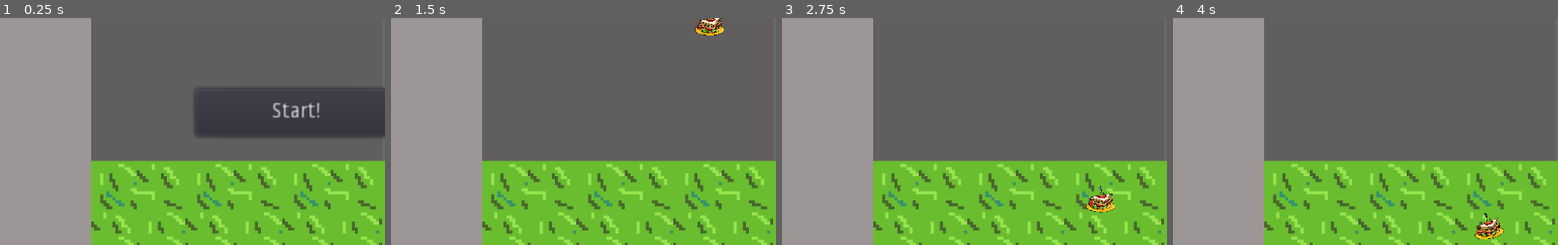
Above: before the commit, frames 1-4 (left to right).
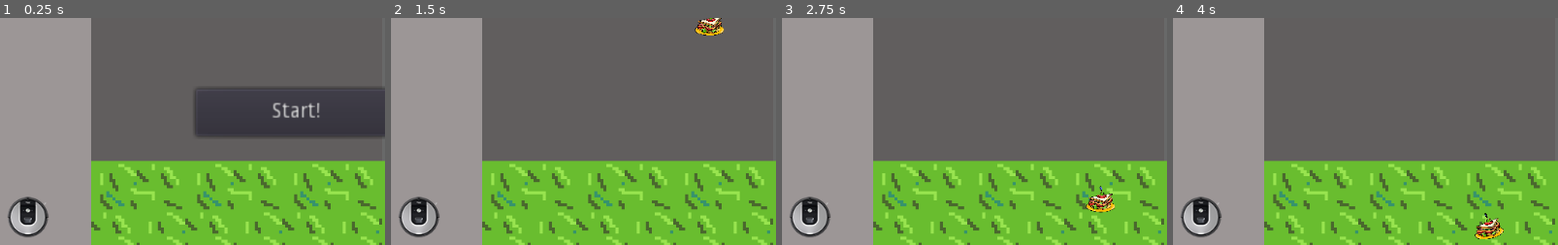
Above: after the commit, the same moments.

Repository: CS3398-Titan-HelloWorld/RoombaAttack
Game: Godot game, scene res://Main.tscn
Two runs of this game, one before a commit and one after it. Both use one fixed random seed, a clock stepped at 60 frames per second and the inputs below.
Inputs:
- Up to frame 1 (0.25 s): no input
- Up to frame 2 (1.5 s): click "Start!" at 0.5 s; hold Right (ui_right) from 1.28 s (still down)
- Up to frame 3 (2.75 s): release Right (ui_right) at 2.03 s; hold Down (ui_down) from 2.03 s (still down)
- Up to frame 4 (4 s): release Down (ui_down) at 2.78 s; hold Right (ui_right) 2.78-3.53 s; hold Up (ui_up) from 3.53 s (still down)
The pictures show only the part of the screen within x 13-63%, y 49-99%; the shares and areas given below are measured in that part.

The runs differ from the first frame. In frame 1, 1.2% of the frame differs, in the area x 2-13%, y 78-97%; in frame 2, 1.2%; in frame 3, 1.2%; in frame 4, 1.2%.
Error after the commit: Parse Error: The method "emit" isn't declared in the current class. (res://BaseRoombaMob.gd:20)

Commit message:
Integration of RoombaMob

Diff:
--- a/RoombaAttack/BaseRoombaMob.gd
+++ b/RoombaAttack/BaseRoombaMob.gd
@@ -1,13 +1,20 @@
 ''' Author: Porter D. Chase '''
 ''' This class is for the base Roomba Mob. Will Extend the health class and then add collision detection signals '''
 
-extends "res://Scripts/EntityClass.gd"
+##extends "res://Scripts/EntityClass.gd"
+extends KinematicBody2D
 
 const TYPE = "Roomba"
-signal roomba_hit_obstacle
+signal roomba_hit_player
+export (int) var min_speed
+export (int) var max_speed
+export (float) var spawn_direction # the number multiplied by PI to get the radian
 
-''' This is currently useless, to be implemented later '''
+export (int) var damage
+export (int) var health
+
+var velocity = Vector2()
 
 func CollisionDetection(body):
 	if body.Get("TYPE") != "Player":
-		emit("roomba_hit_obstacle")
+		emit("roomba_hit_player")
--- a/RoombaAttack/Main.gd
+++ b/RoombaAttack/Main.gd
@@ -1,6 +1,7 @@
 extends Node
-export (PackedScene) var Mob
 var score
+export (PackedScene) var RoombaMob
+
 func _ready():
 	randomize()
 
@@ -13,6 +14,14 @@
 	$GUI.update_score(score)
 	$Player.start($StartPosition.position)
 	$StartTimer.start()
+
+
+	var roomb = RoombaMob.instance()
+	add_child(roomb)
+	roomb.start($RoombaSpawn.position)
+	var direction = $RoombaSpawn.rotation + PI * roomb.spawn_direction
+	roomb.set_linear_velocity(Vector2(rand_range(roomb.min_speed, roomb.max_speed), 0).rotated(direction))
+
 func _input(event):
 	if Input.is_action_pressed("ui_escape"):
 		get_tree().quit()
--- a/RoombaAttack/Main.tscn
+++ b/RoombaAttack/Main.tscn
@@ -1,12 +1,13 @@
-[gd_scene load_steps=10 format=2]
+[gd_scene load_steps=11 format=2]
 
 [ext_resource path="res://Main.gd" type="Script" id=1]
-[ext_resource path="res://OutsideLevel.tscn" type="PackedScene" id=2]
-[ext_resource path="res://Runtime.tscn" type="PackedScene" id=3]
-[ext_resource path="res://FoodItem.gd" type="Script" id=4]
-[ext_resource path="res://food.png" type="Texture" id=5]
-[ext_resource path="res://GUI.tscn" type="PackedScene" id=6]
-[ext_resource path="res://PausePanel.tscn" type="PackedScene" id=7]
+[ext_resource path="res://RoombaMob.tscn" type="PackedScene" id=2]
+[ext_resource path="res://OutsideLevel.tscn" type="PackedScene" id=3]
+[ext_resource path="res://Runtime.tscn" type="PackedScene" id=4]
+[ext_resource path="res://FoodItem.gd" type="Script" id=5]
+[ext_resource path="res://food.png" type="Texture" id=6]
+[ext_resource path="res://GUI.tscn" type="PackedScene" id=7]
+[ext_resource path="res://PausePanel.tscn" type="PackedScene" id=8]
 
 [sub_resource type="CircleShape2D" id=1]
 
@@ -18,14 +19,14 @@
 custom_solver_bias = 0.0
 radius = 18.1246
 
-[node name="Main" type="Node"]
+[node name="Main" type="Node" index="0"]
 
 script = ExtResource( 1 )
-Mob = null
+RoombaMob = ExtResource( 2 )
 
-[node name="First Level" parent="." index="0" instance=ExtResource( 2 )]
+[node name="First Level" parent="." index="0" instance=ExtResource( 3 )]
 
-[node name="Runtime" parent="." index="1" instance=ExtResource( 3 )]
+[node name="Runtime" parent="." index="1" instance=ExtResource( 4 )]
 
 [node name="FoodItem" type="RigidBody2D" parent="." index="2"]
 
--- a/RoombaAttack/OutsideLevel.tscn
+++ b/RoombaAttack/OutsideLevel.tscn
@@ -1,8 +1,9 @@
-[gd_scene load_steps=4 format=2]
+[gd_scene load_steps=5 format=2]
 
 [ext_resource path="res://LevelMap Resources/RoombaOutsideLevelTileSet.tres" type="TileSet" id=1]
 [ext_resource path="res://Player.tscn" type="PackedScene" id=2]
 [ext_resource path="res://EndPosition.tscn" type="PackedScene" id=3]
+[ext_resource path="res://RoombaMob.tscn" type="PackedScene" id=4]
 
 [node name="Node" type="Node"]
 
@@ -64,3 +65,12 @@
 
 build_mode = 0
 polygon = PoolVector2Array( 640, 0, 0, 0, 0, 670, 640, 670, 640, 590, 10, 590, 10, 10, 640, 10 )
+
+[node name="RoombaSpawn" type="Position2D" parent="." index="4"]
+
+position = Vector2( 539.106, 141.479 )
+scale = Vector2( 0.960223, 1 )
+
+[node name="KinematicBody2D" parent="." index="5" instance=ExtResource( 4 )]
+
+position = Vector2( 172.767, 555.033 )
--- /dev/null
+++ b/RoombaAttack/RoombaMob.gd
@@ -0,0 +1,22 @@
+extends "res://BaseRoombaMob.gd"
+
+var direction = 1.0
+
+
+func _ready():
+
+	direction = spawn_direction* PI
+	print("Roomba Ready")
+func physics_process(delta):
+	velocity = rand_range(min_speed, max_speed) * direction
+	print("doing physics")
+
+	if velocity.x != 0:
+		$Sprite.flip_v = false
+		$Sprite.flip_h =  velocity.x < 0
+	elif velocity.y != 0:
+		$Sprite.flip_v = velocity.y > 0
+
+	if is_colliding():
+		move_and_collide()
+		direction = direction +( .5* PI)
--- a/RoombaAttack/RoombaMob.tscn
+++ b/RoombaAttack/RoombaMob.tscn
@@ -1,4 +1,12 @@
-[gd_scene format=2]
+[gd_scene load_steps=4 format=2]
+
+[ext_resource path="res://RoombaMob.gd" type="Script" id=1]
+[ext_resource path="res://Sprites/Roomba/Roomba.png" type="Texture" id=2]
+
+[sub_resource type="CircleShape2D" id=1]
+
+custom_solver_bias = 0.0
+radius = 26.7569
 
 [node name="KinematicBody2D" type="KinematicBody2D"]
 
@@ -6,3 +14,21 @@
 collision_layer = 1
 collision_mask = 1
 collision/safe_margin = 0.08
+script = ExtResource( 1 )
+_sections_unfolded = [ "Transform" ]
+min_speed = 150
+max_speed = 250
+spawn_direction = 1.5
+damage = 1
+health = null
+
+[node name="Sprite" type="Sprite" parent="." index="0"]
+
+texture = ExtResource( 2 )
+_sections_unfolded = [ "Transform" ]
+
+[node name="CollisionPolygon2D" type="CollisionShape2D" parent="." index="1"]
+
+position = Vector2( -0.825127, -1.25512 )
+scale = Vector2( 1, 0.977242 )
+shape = SubResource( 1 )
Not shown: 2 places in RoombaAttack/Main.tscn that only renumber resources
